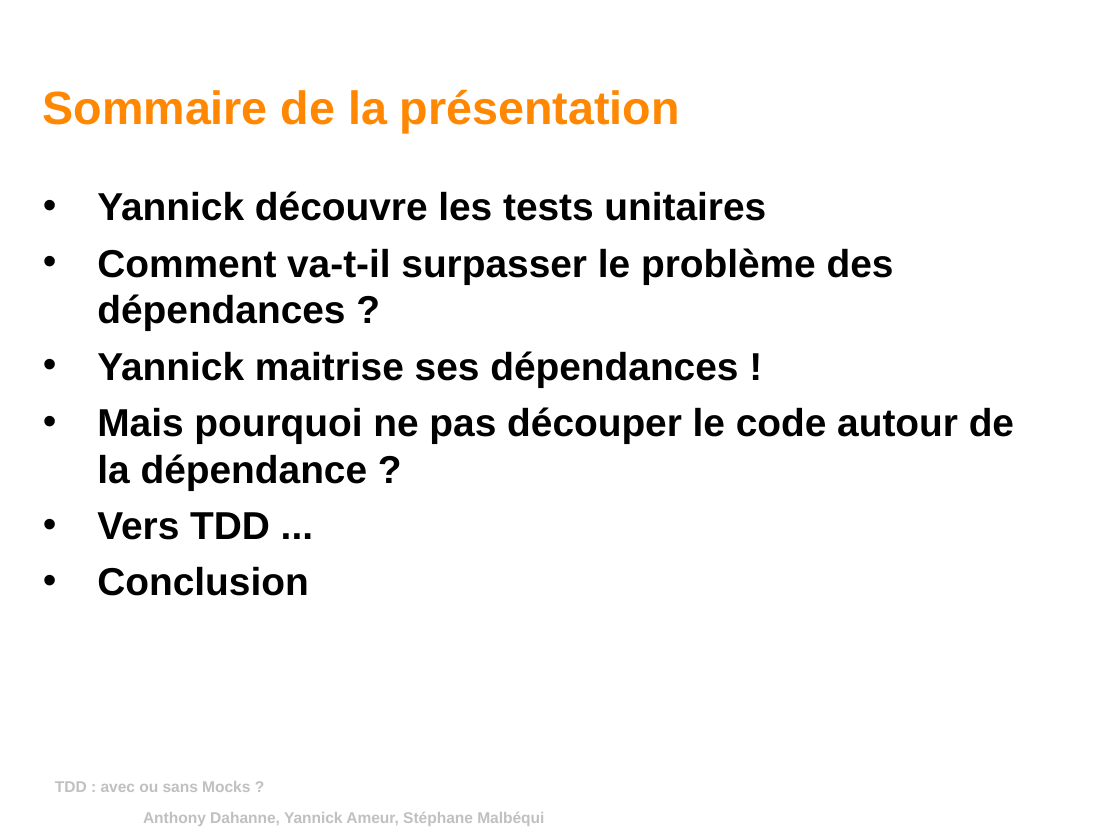
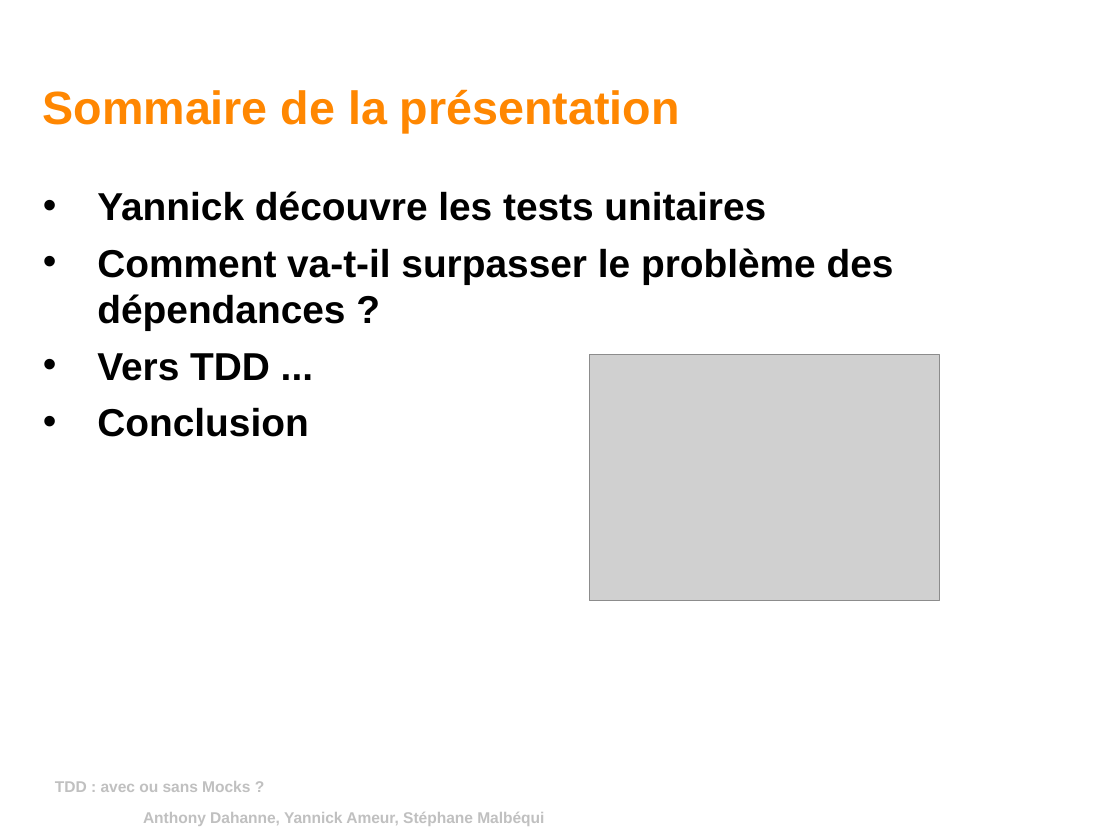
Before and after one commit to yannickameur/tddavecousansmock, a slide deck: slide 3 of tddavecousansmock/tdd_avec_ou_sans_mock.odp. Drawn at 1120x840 pixels with LibreOffice and Linux fonts; fonts in the diff are those of the drawing; grey boxes stand for pictures; background and template pictures are left out. Boxes give left, top, right and bottom in pixels: in the first picture for what was removed or moved away, otherwise in the second. Text is boxed around its words. In the diff, an @@ line names an element or a change of style, - is before the commit and + after.

```diff
--- a/tddavecousansmock/tdd_avec_ou_sans_mock.odp
+++ b/tddavecousansmock/tdd_avec_ou_sans_mock.odp
@@ text at (97, 351, 1014, 490): paragraphs removed @@
-• Yannick maitrise ses dépendances !
-• Mais pourquoi ne pas découper le code autour de la dépendance ?
@@ picture added at (589, 355, 940, 601) @@
```
Also in this commit, not shown: 8 other slides changed, 1 slide removed.
